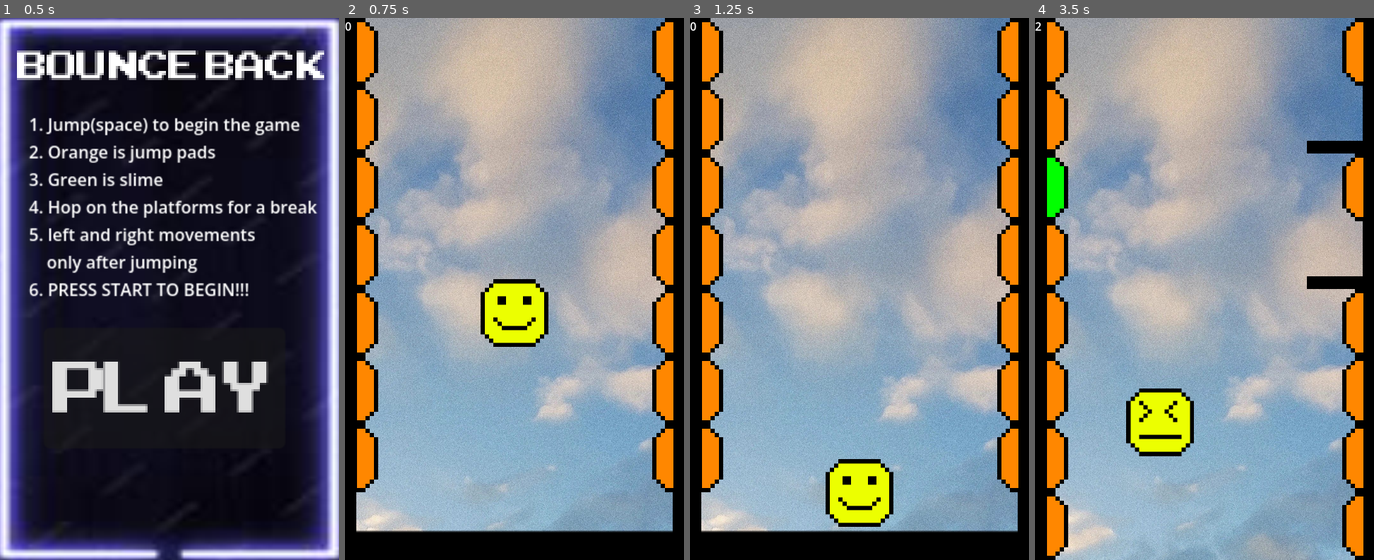
Above: before the commit, frames 1-4 (left to right).
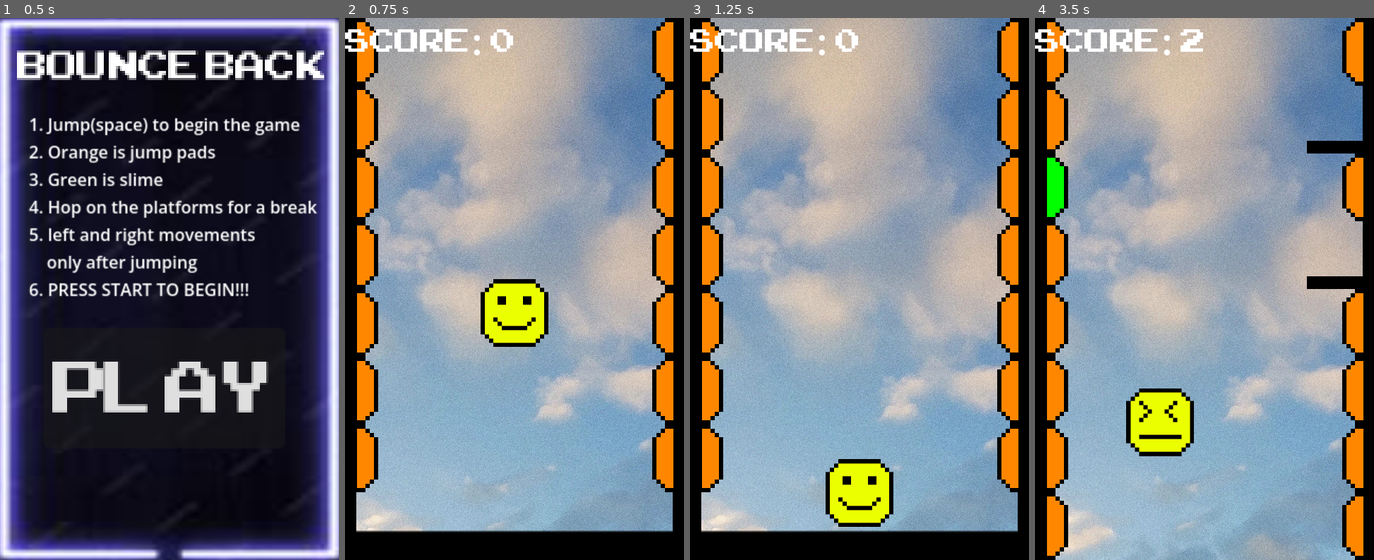
Above: after the commit, the same moments.

Repository: krazybaboon17/BounceBack
Game: Godot game, scene res://assets/scenes/main_menu.tscn
Two runs of this game, one before a commit and one after it. Both use one fixed random seed, a clock stepped at 60 frames per second and the inputs below.
Inputs:
- Up to frame 1 (0.5 s): no input
- Up to frame 2 (0.75 s): click "Play" at 0.5 s
- Up to frame 3 (1.25 s): no input
- Up to frame 4 (3.5 s): hold Space (space) 1.28-2.03 s; hold Right (right) 1.28-2.78 s; tap Space (space) at 2.1 s; hold Left (left) from 2.78 s (still down); hold Space (space) from 2.78 s (still down)

Frame 1 is identical in both runs. In frame 2, 1.0% of the frame differs, in the area x 0-50%, y 0-7%; in frame 3, 1.0%; in frame 4, 1.1%.

Commit message:
aghduhagusjd

Diff:
--- a/assets/canvas_layer.gd
+++ b/assets/canvas_layer.gd
@@ -10,5 +10,5 @@
 func _process(delta: float) -> void:
 	pass
 func updateScore(score):
-	$Label.text = score
+	$Label.text = "Score: " + score
 	$Label.show()
--- a/assets/main.tscn
+++ b/assets/main.tscn
@@ -4,6 +4,7 @@
 [ext_resource type="PackedScene" uid="uid://bir3u3c7je65t" path="res://assets/scenes/player.tscn" id="2_2d37k"]
 [ext_resource type="Texture2D" uid="uid://c3nrmqxbfrabr" path="res://assets/images/skyBackground 22.jpg" id="3_ujfqy"]
 [ext_resource type="Script" uid="uid://c6de0aj6i4kg6" path="res://assets/canvas_layer.gd" id="4_836ik"]
+[ext_resource type="FontFile" uid="uid://c8jaiegg18ydk" path="res://assets/ARCADECLASSIC.TTF" id="5_ujfqy"]
 [ext_resource type="PackedScene" uid="uid://bv60yvwrt2ro6" path="res://assets/scenes/ground.tscn" id="6_m5usj"]
 [ext_resource type="PackedScene" uid="uid://bslk3gi0a3oko" path="res://assets/scenes/base_wall.tscn" id="8_tkxyu"]
 
@@ -38,8 +39,10 @@
 script = ExtResource("4_836ik")
 
 [node name="Label" type="Label" parent="CanvasLayer" unique_id=1310567545]
-offset_right = 40.0
-offset_bottom = 23.0
+offset_right = 480.0
+offset_bottom = 100.0
+theme_override_fonts/font = ExtResource("5_ujfqy")
+theme_override_font_sizes/font_size = 64
 
 [node name="BaseWall" parent="." unique_id=172977510 instance=ExtResource("8_tkxyu")]
 
